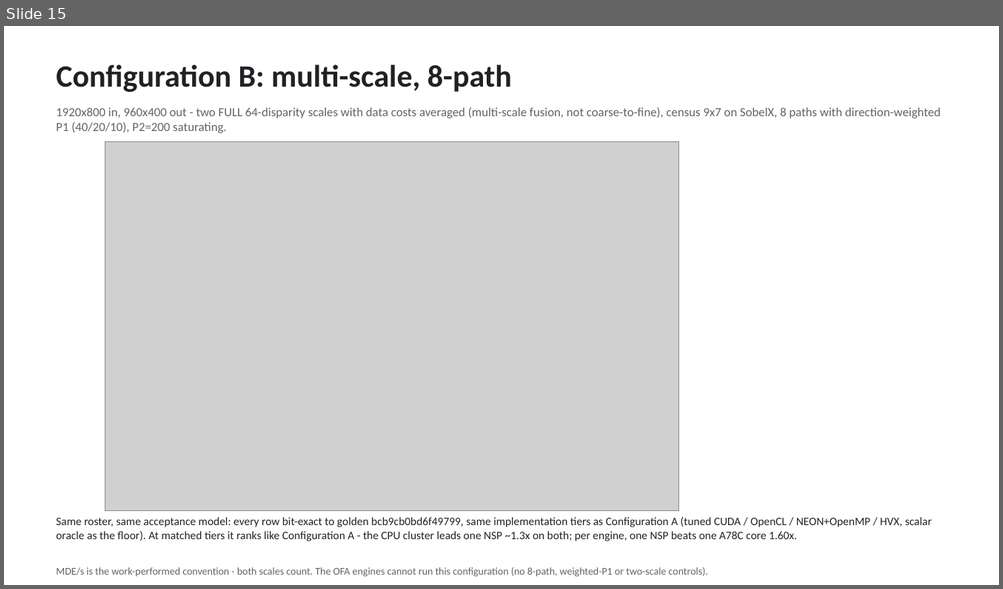
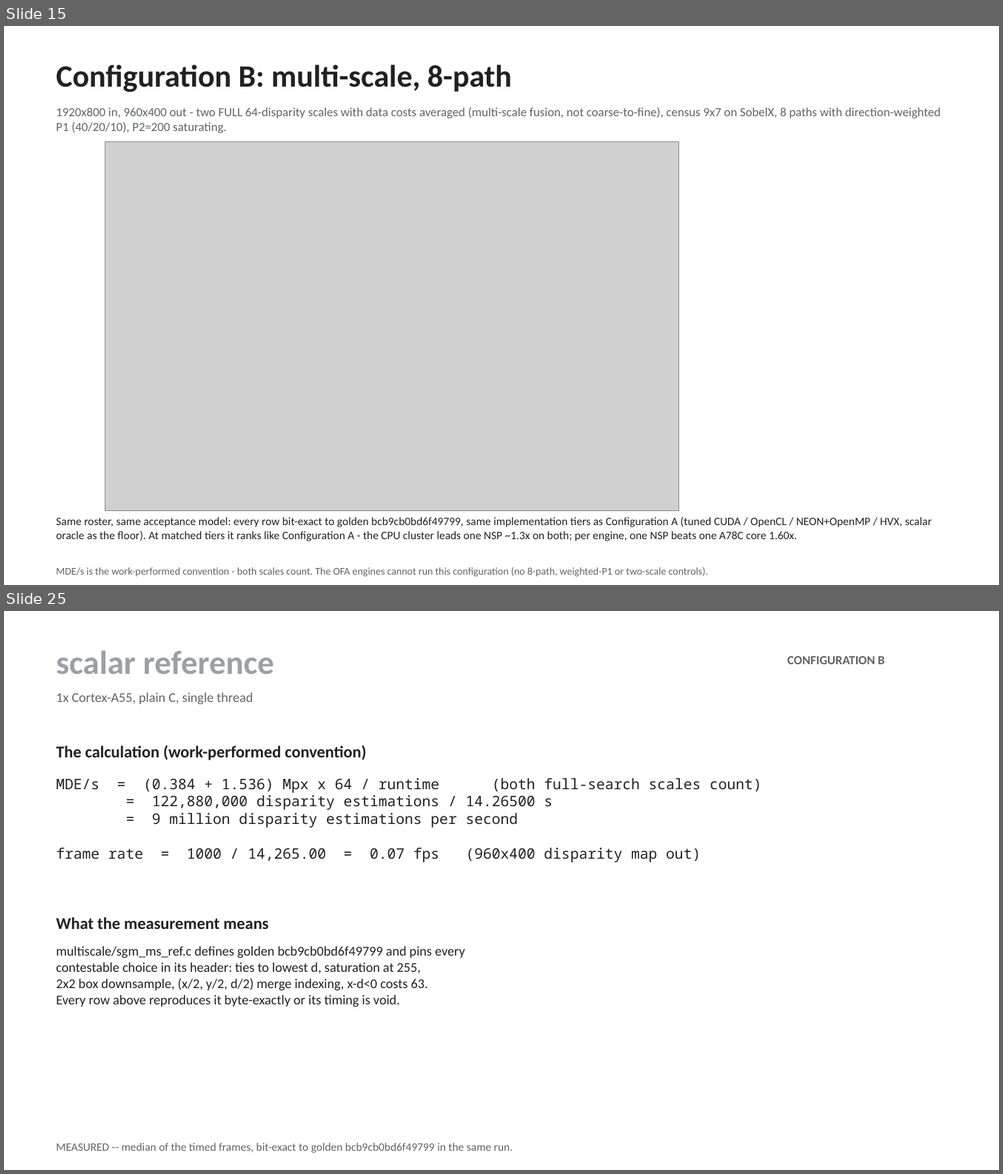
Before and after one commit to kylefoxaustin/sgm-bench, a slide deck: docs/sgm-results.pptx. Shown one above the other, each under a label of ours: slide 15 before the commit, slides 15 and 25 after it; the slides between them are not shown. The pictures are 1003x589 and 1003x1174 pixels, drawn with LibreOffice and Linux fonts; fonts in the diff are those of the drawing; grey boxes stand for pictures. Boxes give left, top, right and bottom in pixels: in the first picture for what was removed or moved away, otherwise in the second. Text is boxed around its words. In the diff, an @@ line names an element or a change of style, - is before the commit and + after.

Commit message:
deck: full per-unit complement for Configuration B (25 slides)
Every Configuration B target gets the same treatment the primary
configuration's units get -- the work-convention arithmetic that produced its
number, then what the measurement means: the generic 8-direction CUDA path
kernel, the A78C tier-artifact correction, the NSP's chain-band diagonals and
the argmin-key lesson, the saturating NEON step, and the oracle's pinned
choices. Deck reads A summary / A units / real imagery / B chart / B units.

```diff
--- a/docs/sgm-results.pptx
+++ b/docs/sgm-results.pptx
@@ slide 25 added at (4, 611, 999, 1170), background #FFFFFF @@
@@ text added at (56, 650, 274, 674), 32 pt, text #9AA0A6, bold @@
+scalar reference
@@ text added at (787, 656, 884, 664), 12 pt, text #5F6368, bold @@
+CONFIGURATION B
@@ text added at (56, 692, 253, 704), 13 pt, text #5F6368 @@
+1x Cortex-A55, plain C, single thread
@@ text added at (56, 745, 366, 760), 16 pt, text #202124, bold @@
+The calculation (work-performed convention)
@@ text added at (56, 778, 762, 863), 14 pt, text #202124 @@
+MDE/s = (0.384 + 1.536) Mpx x 64 / runtime (both full-search scales count)
+= 122,880,000 disparity estimations / 14.26500 s
+= 9 million disparity estimations per second
+frame rate = 1000 / 14,265.00 = 0.07 fps (960x400 disparity map out)
@@ text added at (56, 917, 268, 929), 16 pt, text #202124, bold @@
+What the measurement means
@@ text added at (56, 946, 465, 1007), 13 pt, text #202124 @@
+multiscale/sgm_ms_ref.c defines golden bcb9cb0bd6f49799 and pins every
+contestable choice in its header: ties to lowest d, saturation at 255,
+2x2 box downsample, (x/2, y/2, d/2) merge indexing, x-d<0 costs 63.
+Every row above reproduces it byte-exactly or its timing is void.
@@ text added at (56, 1143, 512, 1153), 11 pt, text #5F6368 @@
+MEASURED -- median of the timed frames, bit-exact to golden bcb9cb0bd6f49799 in the same run.
```
Also in this commit, not shown: 9 other slides added, 1 other file.
